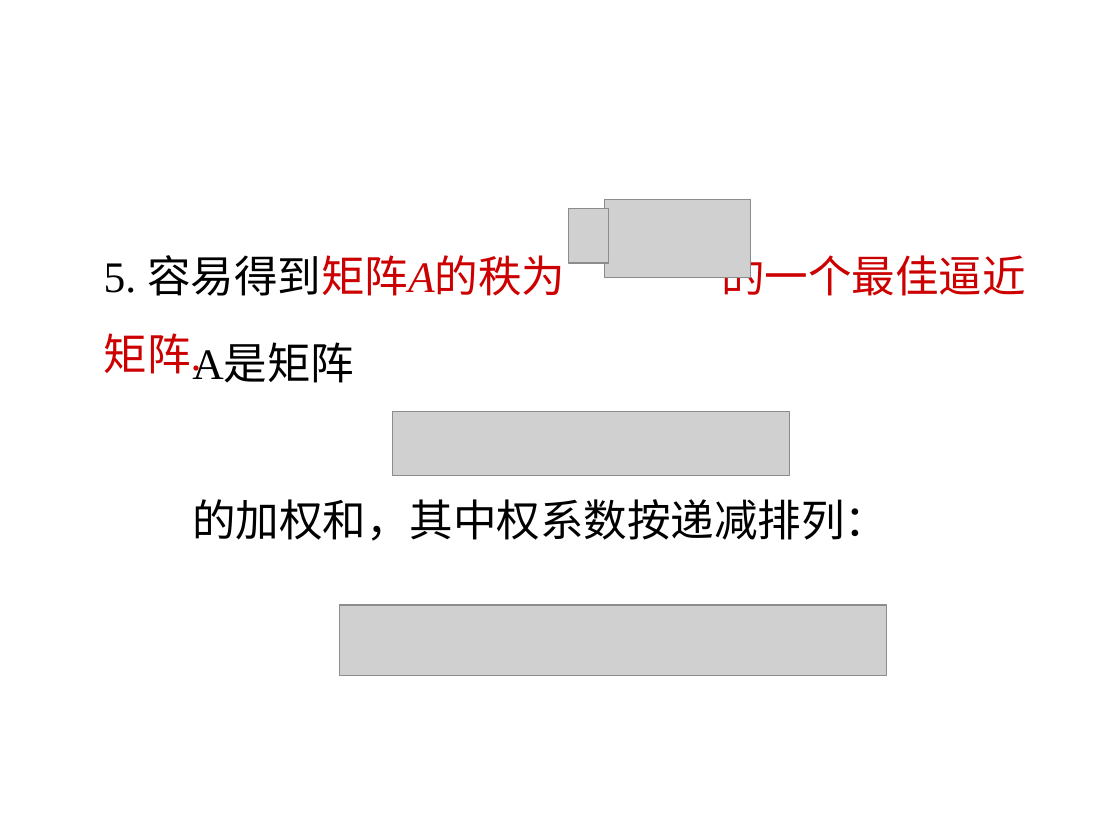
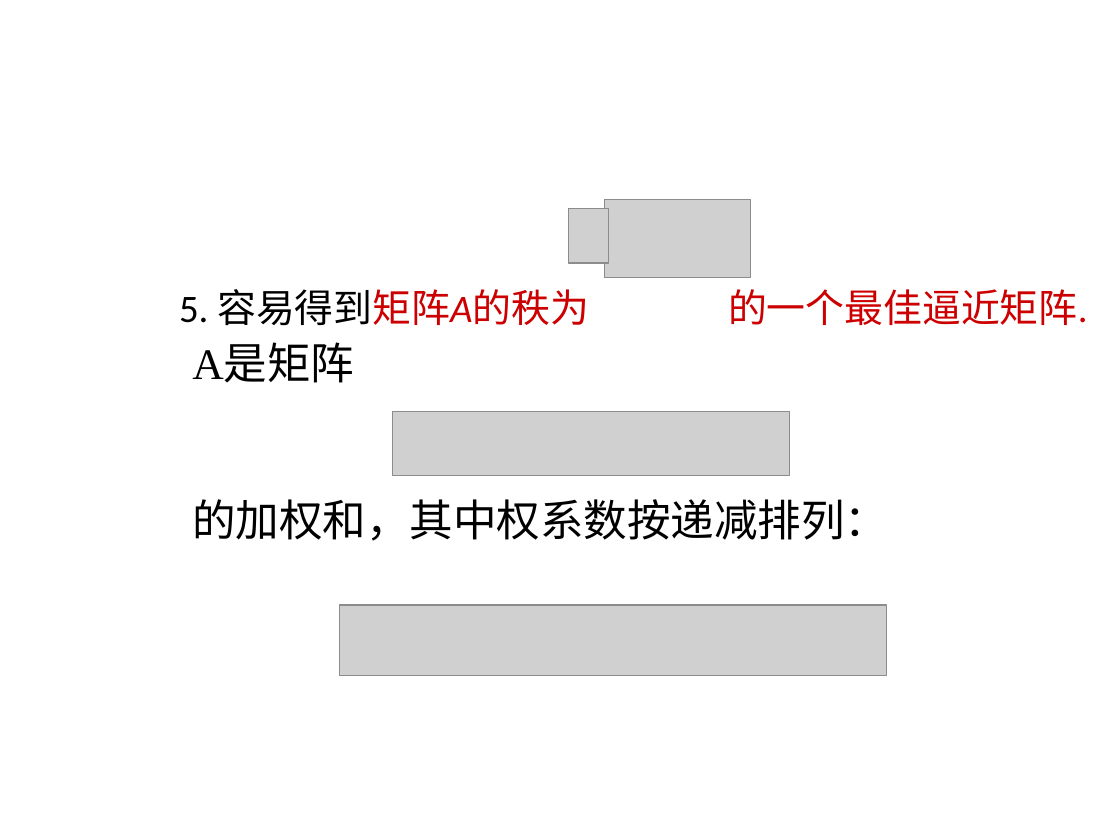
Before and after one commit to wykxwyc/wykxwyc.github.io, a slide deck: slide 23 of files/奇异值分解及应用.ppt. Drawn at 1120x840 pixels with LibreOffice and Linux fonts; fonts in the diff are those of the drawing; grey boxes stand for pictures; background and template pictures are left out. Boxes give left, top, right and bottom in pixels: in the first picture for what was removed or moved away, otherwise in the second. Text is boxed around its words. In the diff, an @@ line names an element or a change of style, - is before the commit and + after.

```diff
--- a/files/奇异值分解及应用.ppt
+++ b/files/奇异值分解及应用.ppt
@@ title "5. 容易得到矩阵A的秩为 的一个最佳逼近矩阵.": place and size @@
-title "5. 容易得到矩阵A的秩为 的一个最佳逼近矩阵." at [104, 248, 1026, 379]
+title "5. 容易得到矩阵A的秩为 的一个最佳逼近矩阵." at [179, 289, 1087, 326]
@@ title "5. 容易得到矩阵A的秩为 的一个最佳逼近矩阵." at [179, 289, 1087, 326]: size 28 to 25 pt, font Times New Roman to Calibri @@
```
Also in this commit, not shown: 16 other slides changed, 3 other files.
